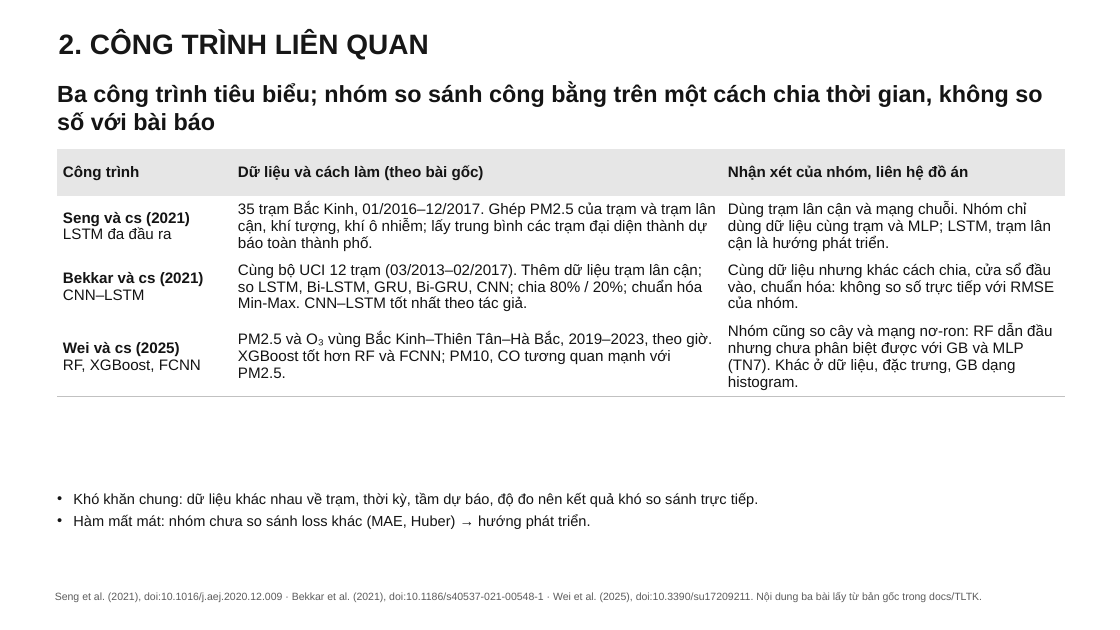
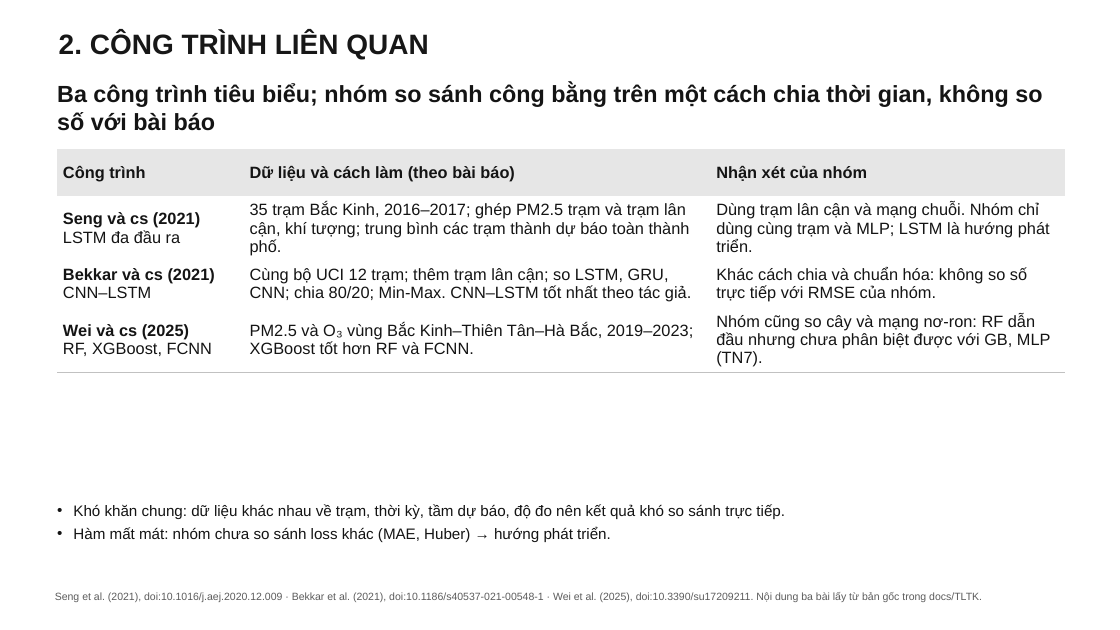
Before and after one commit to bjruly/sgu_finalproject_machinelearning_2026-2027, a slide deck: slide 6 of docs/Nhom10__Slide.pptx. Drawn at 1120x630 pixels with LibreOffice and Linux fonts; fonts in the diff are those of the drawing. Boxes give left, top, right and bottom in pixels: in the first picture for what was removed or moved away, otherwise in the second. Text is boxed around its words. In the diff, an @@ line names an element or a change of style, - is before the commit and + after.

Commit message:
Revise the slides: readable tables, softer overfitting claims, team shares
Bảng ở slide chính dùng chữ 14 pt (phụ lục 13-14 pt) sau khi rút gọn nội
dung; sửa lời bình overfitting và bootstrap theo rà soát; slide phân công
có tỷ lệ đóng góp; sửa tham chiếu Hình 9 và đơn vị R².

```diff
--- a/docs/Nhom10__Slide.pptx
+++ b/docs/Nhom10__Slide.pptx
@@ table at <box>57,150,1065,371</box> @@
-row 1, column 2: Dữ liệu và cách làm (theo bài gốc)
+row 1, column 2: Dữ liệu và cách làm (theo bài báo)
-row 1, column 3: Nhận xét của nhóm, liên hệ đồ án
+row 1, column 3: Nhận xét của nhóm
-row 2, column 2: 35 trạm Bắc Kinh, 01/2016–12/2017. Ghép PM2.5 của trạm và trạm lân cận, khí tượng, khí ô nhiễm; lấy trung bình các trạm đại diện thành dự báo toàn thành phố.
+row 2, column 2: 35 trạm Bắc Kinh, 2016–2017; ghép PM2.5 trạm và trạm lân cận, khí tượng; trung bình các trạm thành dự báo toàn thành phố.
-row 2, column 3: Dùng trạm lân cận và mạng chuỗi. Nhóm chỉ dùng dữ liệu cùng trạm và MLP; LSTM, trạm lân cận là hướng phát triển.
+row 2, column 3: Dùng trạm lân cận và mạng chuỗi. Nhóm chỉ dùng cùng trạm và MLP; LSTM là hướng phát triển.
-row 3, column 2: Cùng bộ UCI 12 trạm (03/2013–02/2017). Thêm dữ liệu trạm lân cận; so LSTM, Bi-LSTM, GRU, Bi-GRU, CNN; chia 80% / 20%; chuẩn hóa Min-Max. CNN–LSTM tốt nhất theo tác giả.
+row 3, column 2: Cùng bộ UCI 12 trạm; thêm trạm lân cận; so LSTM, GRU, CNN; chia 80/20; Min-Max. CNN–LSTM tốt nhất theo tác giả.
-row 3, column 3: Cùng dữ liệu nhưng khác cách chia, cửa sổ đầu vào, chuẩn hóa: không so số trực tiếp với RMSE của nhóm.
+row 3, column 3: Khác cách chia và chuẩn hóa: không so số trực tiếp với RMSE của nhóm.
-row 4, column 2: PM2.5 và O₃ vùng Bắc Kinh–Thiên Tân–Hà Bắc, 2019–2023, theo giờ. XGBoost tốt hơn RF và FCNN; PM10, CO tương quan mạnh với PM2.5.
+row 4, column 2: PM2.5 và O₃ vùng Bắc Kinh–Thiên Tân–Hà Bắc, 2019–2023; XGBoost tốt hơn RF và FCNN.
-row 4, column 3: Nhóm cũng so cây và mạng nơ-ron: RF dẫn đầu nhưng chưa phân biệt được với GB và MLP (TN7). Khác ở dữ liệu, đặc trưng, GB dạng histogram.
+row 4, column 3: Nhóm cũng so cây và mạng nơ-ron: RF dẫn đầu nhưng chưa phân biệt được với GB, MLP (TN7).
@@ size 13 to 14 pt in "Công trình", "Seng và cs (2021)", "LSTM đa đầu ra", "Bekkar và cs (2021)" and 3 more places @@
@@ text "Khó khăn chung: dữ liệu ...": place and size @@
-text "Khó khăn chung: dữ liệu ..." at <box>73,492,759,529</box>
+text "Khó khăn chung: dữ liệu ..." at <box>73,504,785,542</box>
@@ text "Khó khăn chung: dữ liệu ..." at <box>73,504,785,542</box>: size 12.5 to 13 pt @@
```
Also in this commit, not shown: 18 other slides changed.
